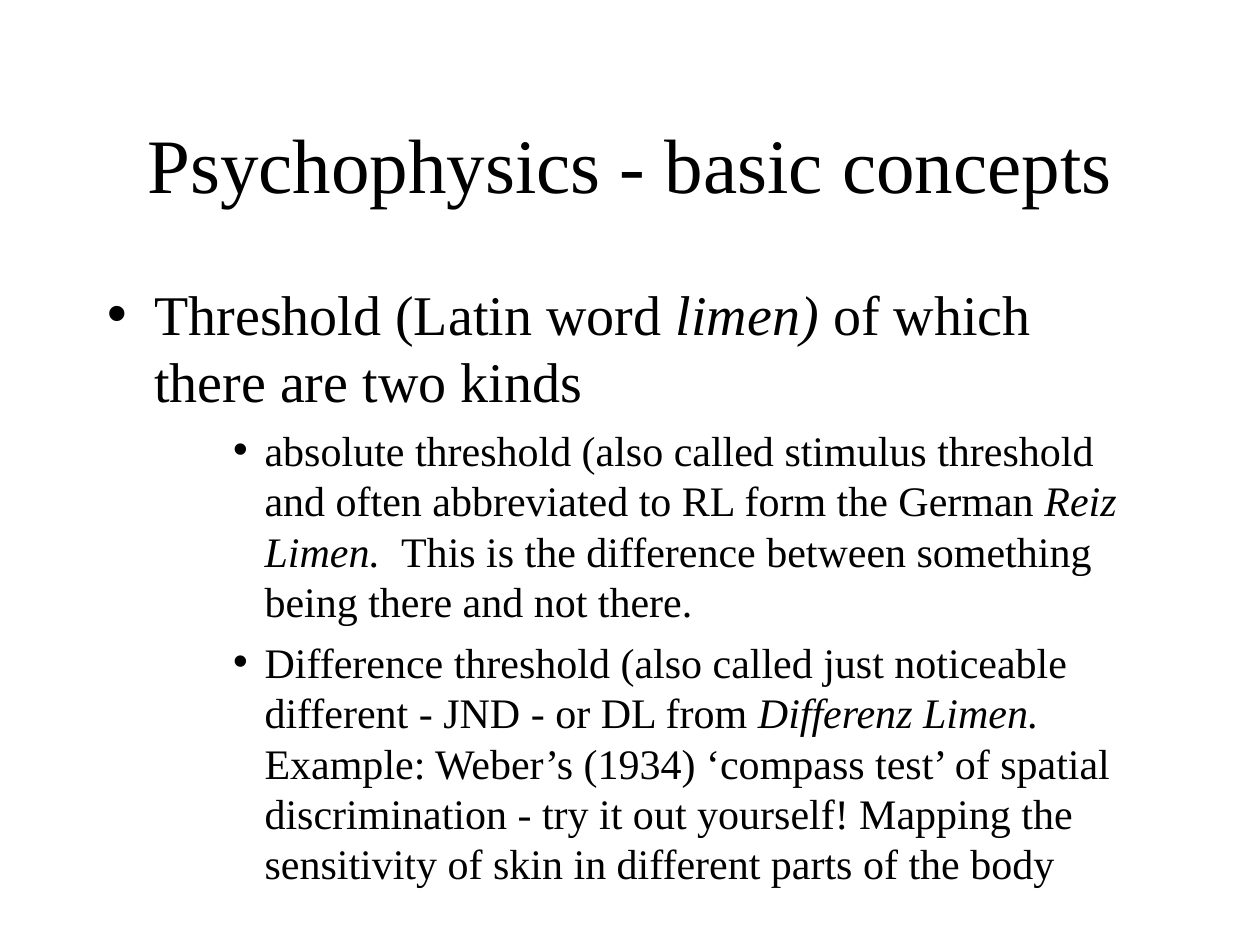
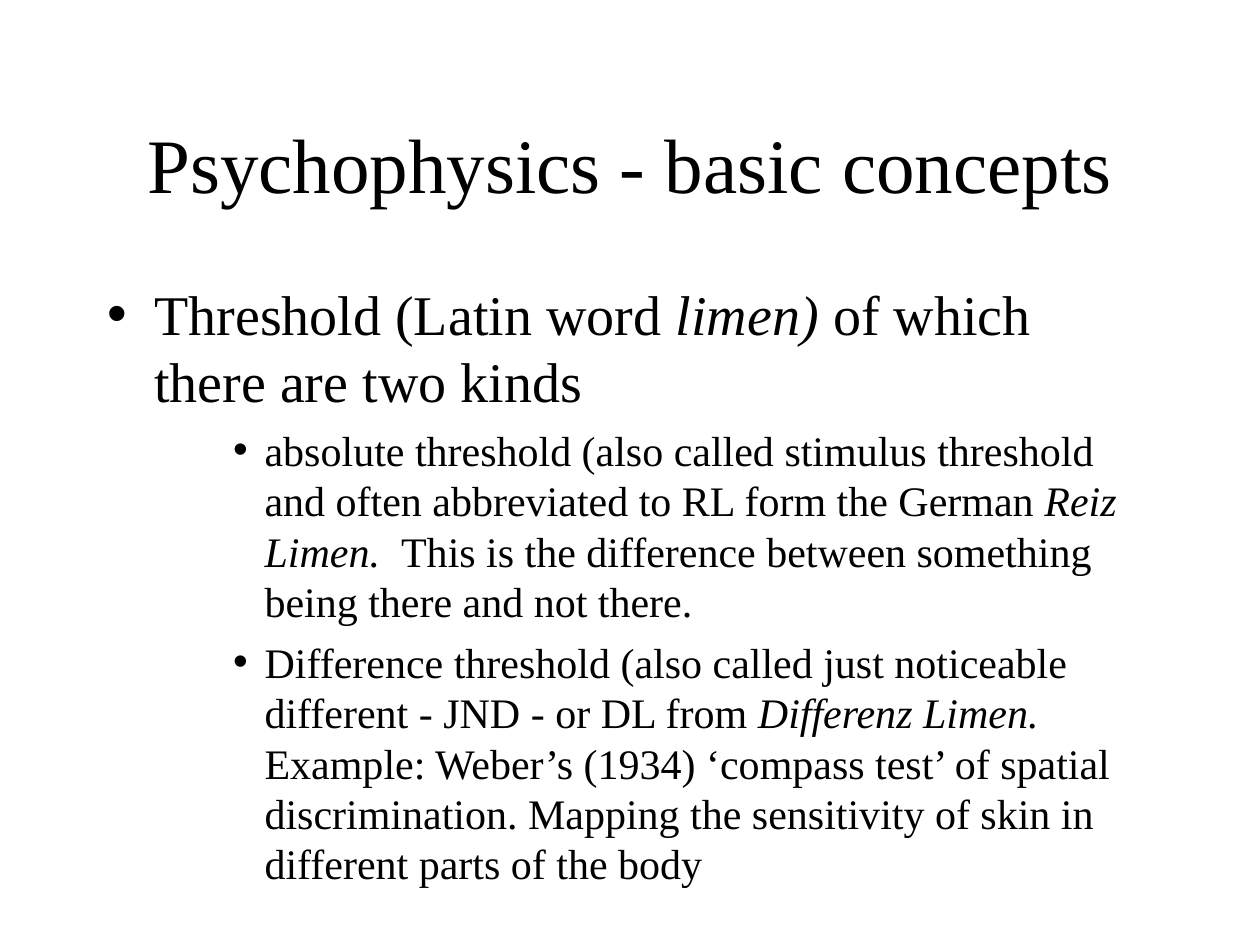
Before and after one commit to ajwills72/critical-thinking, a slide deck: slide 4 of src/measurement.odp. Drawn at 1260x945 pixels with LibreOffice and Linux fonts; fonts in the diff are those of the drawing. Boxes give left, top, right and bottom in pixels: in the first picture for what was removed or moved away, otherwise in the second. Text is boxed around its words. In the diff, an @@ line names an element or a change of style, - is before the commit and + after.

```diff
--- a/src/measurement.odp
+++ b/src/measurement.odp
@@ text at box(265, 648, 1109, 838): text changed @@
-    • Difference threshold (also called just noticeable different - JND - or DL from Differenz Limen. Example: Weber’s (1934) ‘compass test’ of spatial discrimination - try it out yourself! Mapping the sensitivity of skin in different parts of the body
+    • Difference threshold (also called just noticeable different - JND - or DL from Differenz Limen. Example: Weber’s (1934) ‘compass test’ of spatial discrimination. Mapping the sensitivity of skin in different parts of the body
```
Also in this commit, not shown: 7 other slides changed, 4 slides removed, 1 other file.
